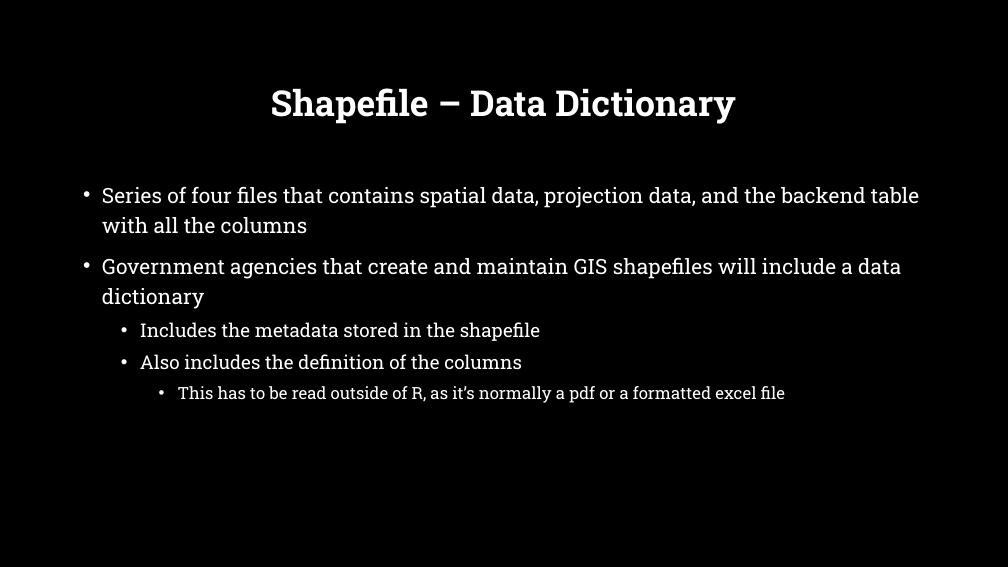
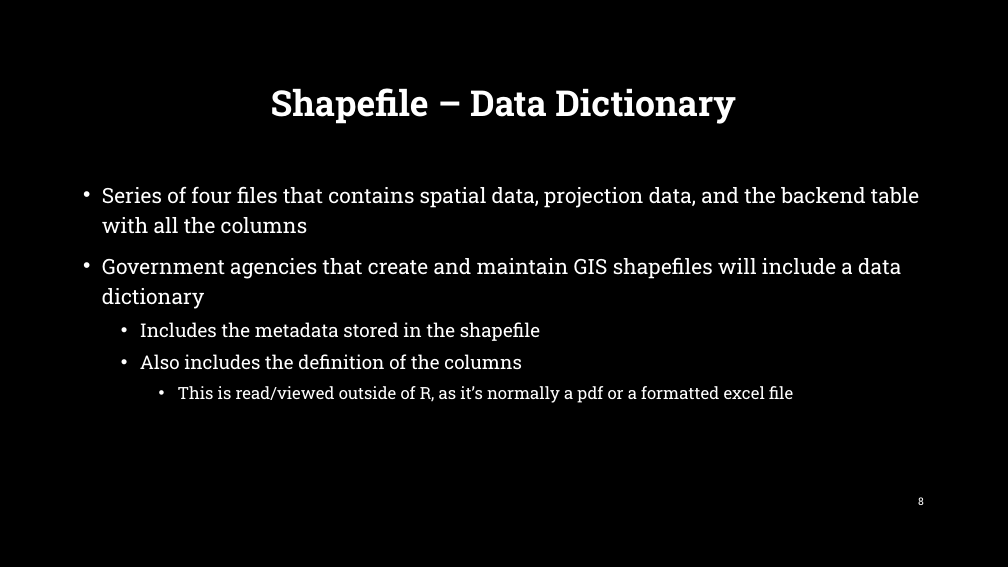
Before and after one commit to argunaw/r-ladies-mapping-tutorial, a slide deck: slide 8 of R Ladies Tutorial - Feb 2022 Meetup.pptx (slide 7 before the commit). Drawn at 1008x567 pixels with LibreOffice and Linux fonts; fonts in the diff are those of the drawing; background and template pictures are left out. Boxes give left, top, right and bottom in pixels: in the first picture for what was removed or moved away, otherwise in the second. Text is boxed around its words. In the diff, an @@ line names an element or a change of style, - is before the commit and + after.

```diff
--- a/R Ladies Tutorial - Feb 2022 Meetup.pptx
+++ b/R Ladies Tutorial - Feb 2022 Meetup.pptx
@@ text at [178,386,793,403]: text changed @@
-    • This has to be read outside of R, as it’s normally a pdf or a formatted excel file
+    • This is read/viewed outside of R, as it’s normally a pdf or a formatted excel file
@@ page number added at [918,497,924,505], 10 pt, text #FFFFFF @@
+8
```
Also in this commit, not shown: 14 other slides changed, 1 slide added.
